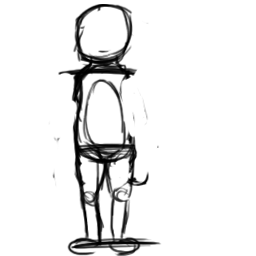
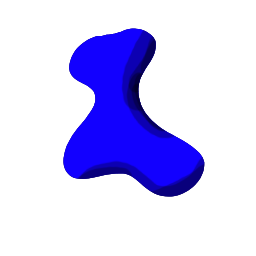
Layer changes from the first 256×256 image to the second:
added group "test texcoords" with 3 layers above "sketch" over <box>63,28,205,197</box>
added layer "b" (addition) in group "test texcoords" over <box>63,28,205,197</box>
hid "sketch" over <box>48,4,162,256</box>
